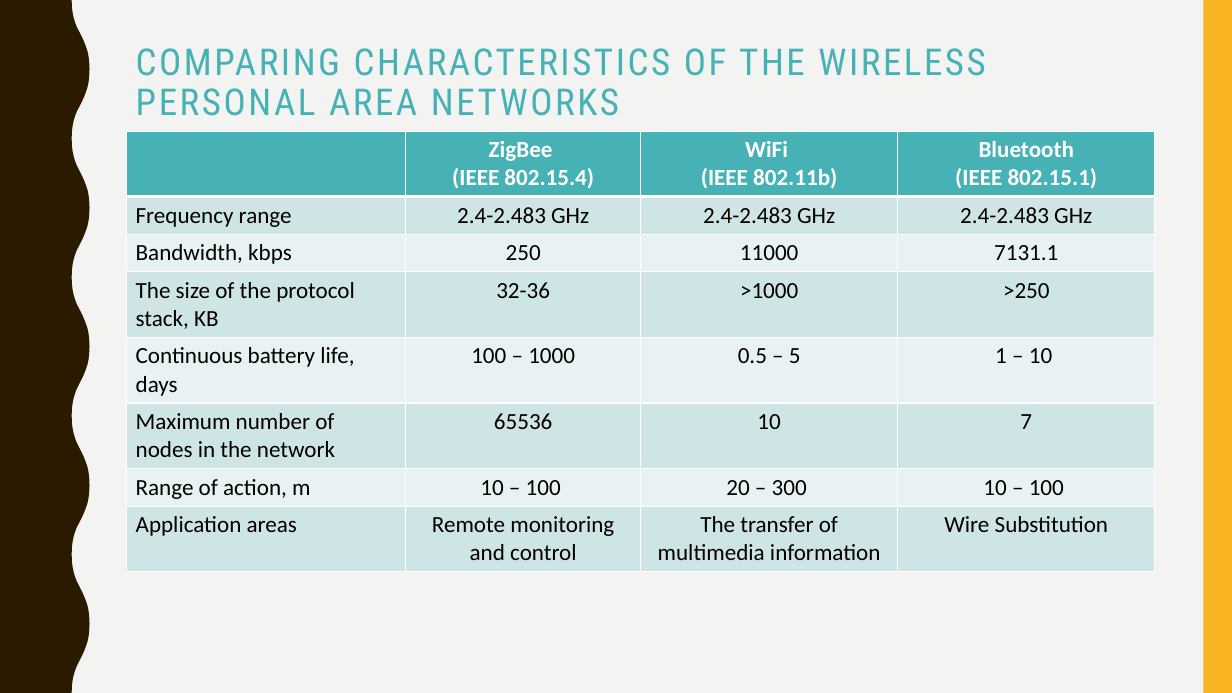
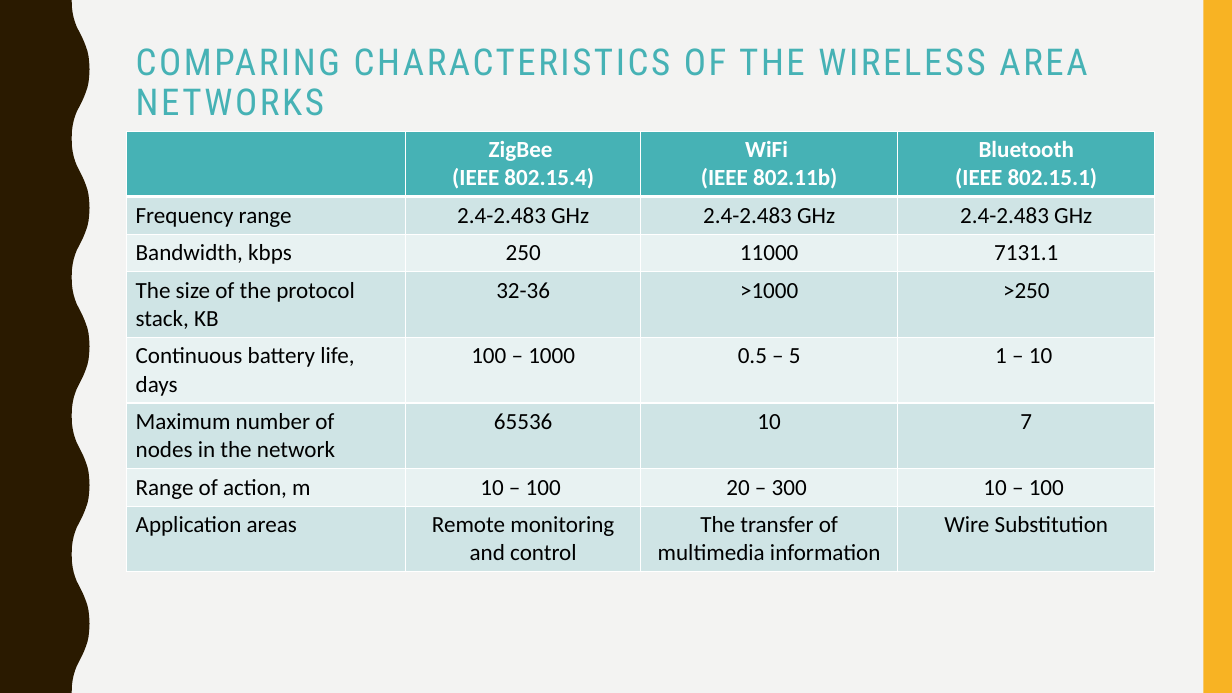
Before and after one commit to vladipirogov/IOT_presentation, a slide deck: slide 27 of Network Data Transfer Protocols in IoT & Embedded.pptx (slide 20 before the commit). Drawn at 1232x693 pixels with LibreOffice and Linux fonts; fonts in the diff are those of the drawing. Boxes give left, top, right and bottom in pixels: in the first picture for what was removed or moved away, otherwise in the second. Text is boxed around its words. In the diff, an @@ line names an element or a change of style, - is before the commit and + after.

```diff
--- a/Network Data Transfer Protocols in IoT & Embedded.pptx
+++ b/Network Data Transfer Protocols in IoT & Embedded.pptx
@@ title at (136,48,1087,116): text changed @@
-COMPARING CHARACTERISTICS OF THE WIRELESS PERSONAL AREA NETWORKS
+COMPARING CHARACTERISTICS OF THE WIRELESS AREA NETWORKS
```
Also in this commit, not shown: 3 other slides changed, 16 slides added.
